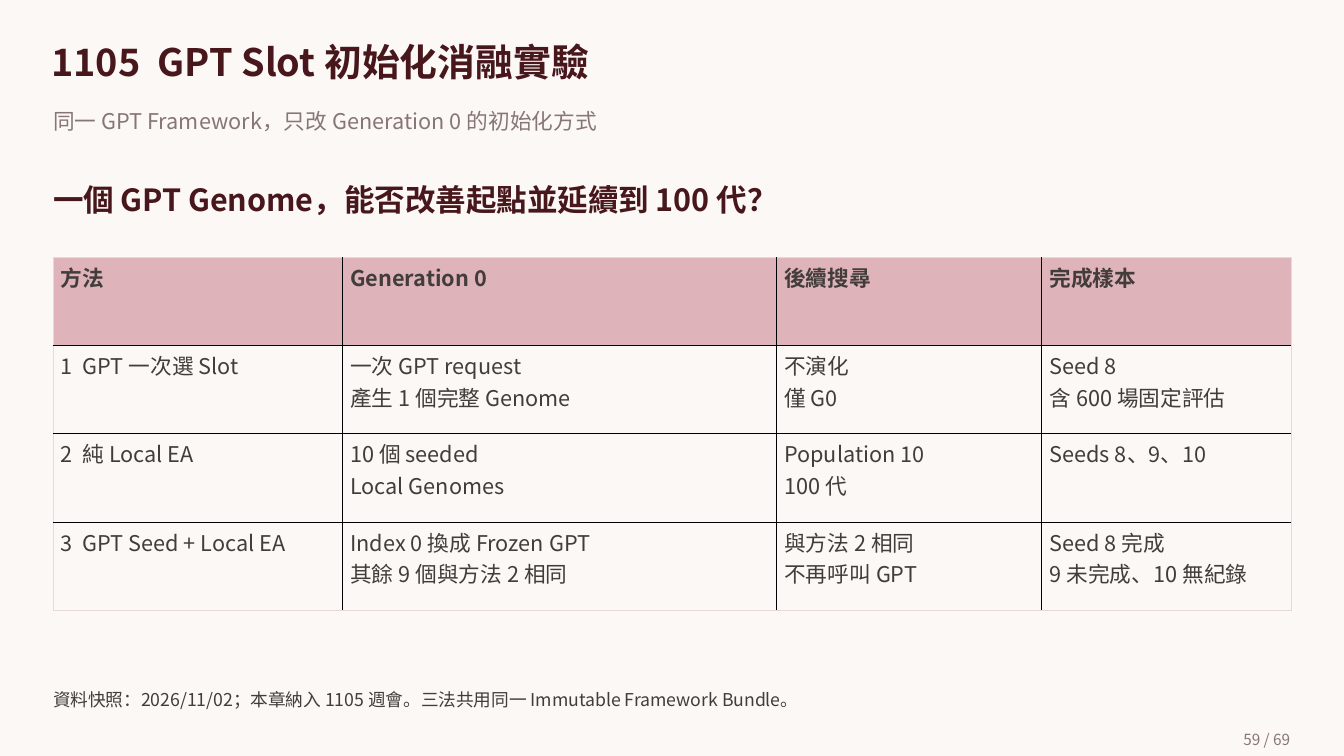
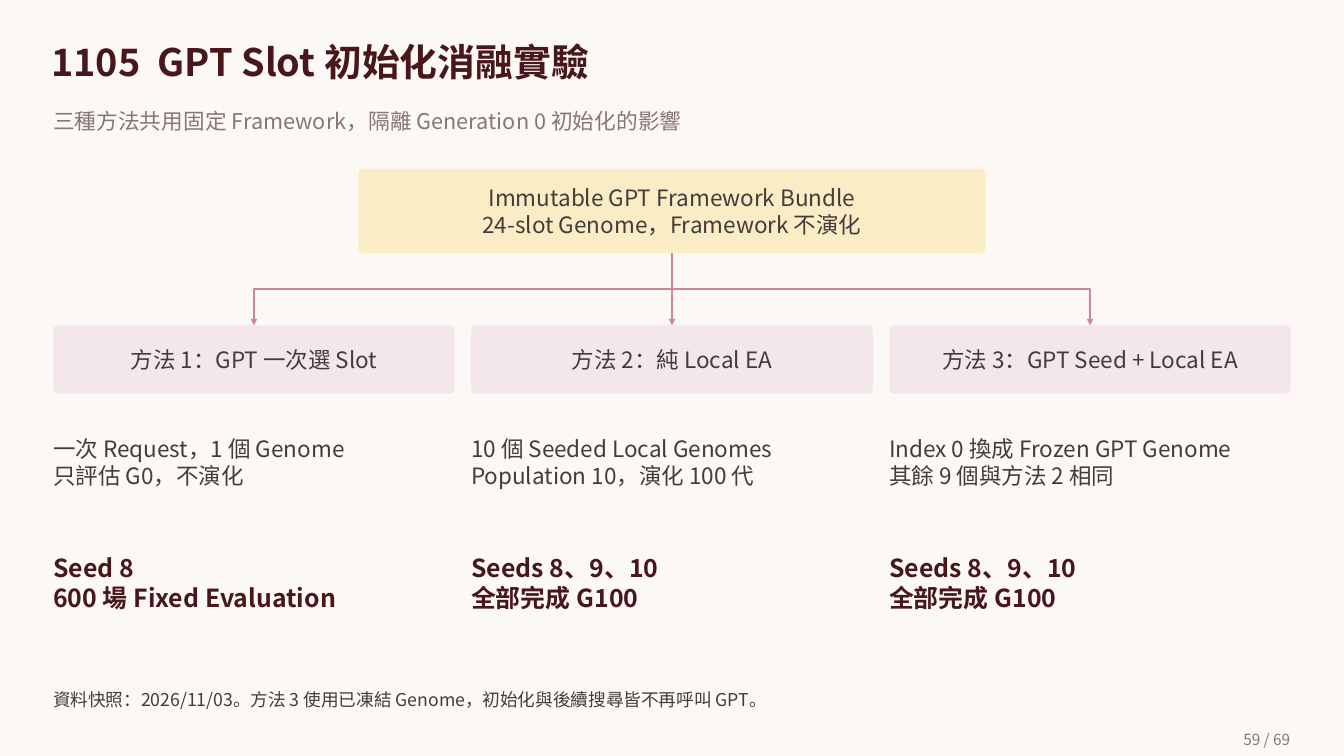
Before and after one commit to sophie8909/EAGLE, a slide deck: slide 59 of Meeting/deliverables/EAGLE.pptx. Drawn at 1344x756 pixels with LibreOffice and Linux fonts; fonts in the diff are those of the drawing; background and template pictures are left out. Boxes give left, top, right and bottom in pixels: in the first picture for what was removed or moved away, otherwise in the second. Text is boxed around its words. In the diff, an @@ line names an element or a change of style, - is before the commit and + after.

Commit message:
docs: update 1105 ablation results with three-seed charts

```diff
--- a/Meeting/deliverables/EAGLE.pptx
+++ b/Meeting/deliverables/EAGLE.pptx
@@ text at [53, 111, 681, 131]: text changed @@
-同一 GPT Framework，只改 Generation 0 的初始化方式
+三種方法共用固定 Framework，隔離 Generation 0 初始化的影響
@@ rounded rectangle added at [359, 169, 985, 253], fill #FAEDC6, 21 pt, text #423C3B @@
+Immutable GPT Framework Bundle
+24-slot Genome，Framework 不演化
@@ text removed at [53, 185, 778, 215] @@
-一個 GPT Genome，能否改善起點並延續到 100 代？
@@ table removed at [53, 257, 1291, 610], 4 rows, 4 columns @@
-方法 | Generation 0 | 後續搜尋 | 完成樣本
-1 GPT 一次選 Slot | 一次 GPT request / 產生 1 個完整 Genome | 不演化 / 僅 G0 | Seed 8 / 含 600 場固定評估
-2 純 Local EA | 10 個 seeded / Local Genomes | Population 10 / 100 代 | Seeds 8、9、10
-3 GPT Seed + Local EA | Index 0 換成 Frozen GPT / 其餘 9 個與方法 2 相同 | 與方法 2 相同 / 不再呼叫 GPT | Seed 8 完成 / 9 未完成、10 無紀錄
@@ elbow arrow added from (672, 253) to (254, 326), #CF8792 1.88 pt @@
@@ elbow arrow added from (672, 253) to (1089, 326), #CF8792 1.88 pt @@
@@ arrow added from (672, 253) to (672, 326), #CF8792 1.88 pt @@
@@ rounded rectangle added at [53, 326, 455, 394], fill #F4E7EB, 21 pt, text #423C3B @@
+方法 1：GPT 一次選 Slot
@@ rounded rectangle added at [471, 326, 873, 394], fill #F4E7EB, 21 pt, text #423C3B @@
+方法 2：純 Local EA
@@ rounded rectangle added at [889, 326, 1291, 394], fill #F4E7EB, 21 pt, text #423C3B @@
+方法 3：GPT Seed + Local EA
@@ text added at [53, 438, 345, 486], 21 pt, text #423C3B @@
+一次 Request，1 個 Genome
+只評估 G0，不演化
@@ text added at [471, 438, 772, 489], 21 pt, text #423C3B @@
+10 個 Seeded Local Genomes
+Population 10，演化 100 代
@@ text added at [889, 438, 1232, 486], 21 pt, text #423C3B @@
+Index 0 換成 Frozen GPT Genome
+其餘 9 個與方法 2 相同
@@ text added at [53, 557, 336, 609], 23.2 pt, text #47171C, bold @@
+Seed 8
+600 場 Fixed Evaluation
@@ text added at [471, 557, 659, 610], 23.2 pt, text #47171C, bold @@
+Seeds 8、9、10
+全部完成 G100
@@ text added at [889, 557, 1076, 610], 23.2 pt, text #47171C, bold @@
+Seeds 8、9、10
+全部完成 G100
@@ text at [53, 691, 767, 709]: text changed @@
-資料快照：2026/11/02；本章納入 1105 週會。三法共用同一 Immutable Framework Bundle。
+資料快照：2026/11/03。方法 3 使用已凍結 Genome，初始化與後續搜尋皆不再呼叫 GPT。
```
Also in this commit, not shown: 9 other slides changed, 1 slide added, 1 slide removed, 2 other files.
